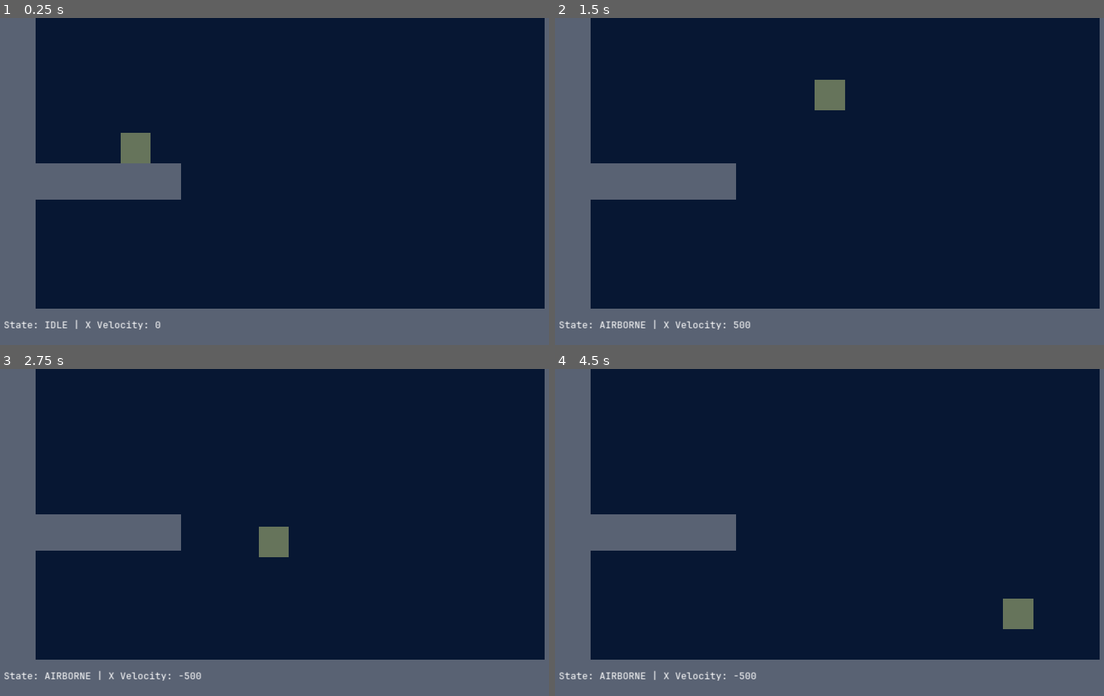
Above: before the commit, frames 1-4 (two rows, left to right).
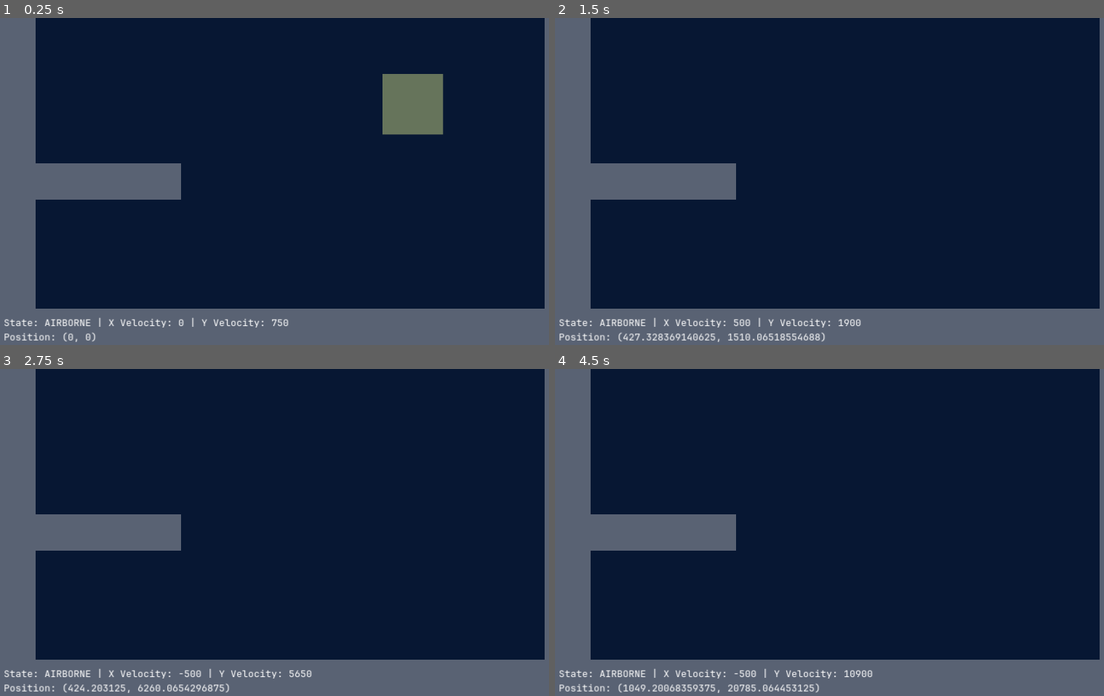
Above: after the commit, the same moments.

Repository: jennaknudsen/movement-sandbox
Game: Godot game, scene res://levels/sandbox.tscn
Same seed, same stepped clock (60 frames per second), same inputs: the game is played once before the commit and once after it.
Inputs:
- Up to frame 1 (0.25 s): no input
- Up to frame 2 (1.5 s): hold D (move_right) from 0.53 s (still down); tap Space (jump) at 0.6, 0.77, 1.07, 1.35 s
- Up to frame 3 (2.75 s): tap Space (jump) at 1.52, 1.82, 2.1 s; release D (move_right) at 2.03 s; hold A (move_left) from 2.03 s (still down)
- Up to frame 4 (4.5 s): release A (move_left) at 2.78 s; hold D (move_right) 2.78-4.28 s; tap Space (jump) at 2.85, 3.02, 3.32, 3.6, 3.77, 4.07, 4.35 s; hold A (move_left) from 4.28 s (still down)

The runs differ from the first frame. In frame 1, 3.3% of the frame differs, in the area x 0-81%, y 17-100%; in frame 2, 1.6%; in frame 3, 1.5%; in frame 4, 1.7%.

Commit message:
Scale based on player transform point

Diff:
--- a/entities/character/player_character.gd
+++ b/entities/character/player_character.gd
@@ -1,5 +1,6 @@
 extends CharacterBody2D
 class_name PlayerCharacter
+@export var animation_player : AnimationPlayer
 
 const RUN_SPEED = 500.0
 # character should get up to speed in 0.1 seconds
@@ -17,6 +18,7 @@
     WALKING,
     JUMPSQUAT,
     AIRBORNE,
+    ON_WALL,
 }
 
 @export var state: States = States.IDLE
@@ -25,7 +27,7 @@
 # var gravity = ProjectSettings.get_setting("physics/2d/default_gravity")
 
 func _ready():
-    $AnimationPlayer.play("RESET")
+    animation_player.play("RESET")
     jump_action.connect("startup_time_finished", jump)
 
 func _physics_process(delta):
@@ -40,7 +42,7 @@
     if Input.is_action_just_pressed("jump") and _can_floor_jump():
         #emit_signal("is_jumping")
         state = States.JUMPSQUAT
-        $AnimationPlayer.play("jump")
+        animation_player.play("jump")
 
     # perform various actions based on state
     match state:
@@ -70,6 +72,8 @@
             return States.IDLE
         else:
             return States.WALKING
+    elif is_on_wall():
+        return States.ON_WALL
     else:
         return States.AIRBORNE
 
--- a/entities/character/player_character.tscn
+++ b/entities/character/player_character.tscn
@@ -1,14 +1,51 @@
-[gd_scene load_steps=14 format=3 uid="uid://cemj1kgly708"]
+[gd_scene load_steps=9 format=3 uid="uid://cemj1kgly708"]
 
 [ext_resource type="Script" path="res://entities/character/player_character.gd" id="1_0pi7f"]
 [ext_resource type="Texture2D" uid="uid://dkaugxm504q5u" path="res://entities/character/idle/box.png" id="1_ubfy1"]
-[ext_resource type="Texture2D" uid="uid://xw4crw3kpt6p" path="res://entities/character/sword-slice/slice_1.png" id="2_q5j13"]
-[ext_resource type="Texture2D" uid="uid://drnjje8wak0ko" path="res://entities/character/sword-slice/slice_3.png" id="4_cyhrl"]
-[ext_resource type="Texture2D" uid="uid://ccr87g84u45qy" path="res://entities/character/sword-slice/slice_4_1.png" id="5_q17fh"]
-[ext_resource type="Texture2D" uid="uid://ov6k8m6befyw" path="res://entities/character/sword-slice/slice_4_2.png" id="6_c0kax"]
 
-[sub_resource type="RectangleShape2D" id="RectangleShape2D_scb48"]
-size = Vector2(200, 200)
+[sub_resource type="Animation" id="Animation_3fgto"]
+length = 0.001
+tracks/0/type = "value"
+tracks/0/imported = false
+tracks/0/enabled = true
+tracks/0/path = NodePath("..:scale")
+tracks/0/interp = 1
+tracks/0/loop_wrap = true
+tracks/0/keys = {
+"times": PackedFloat32Array(0),
+"transitions": PackedFloat32Array(1),
+"update": 0,
+"values": [Vector2(1, 1)]
+}
+
+[sub_resource type="Animation" id="Animation_c4y5l"]
+resource_name = "jump"
+length = 0.500002
+step = 0.0166667
+tracks/0/type = "value"
+tracks/0/imported = false
+tracks/0/enabled = true
+tracks/0/path = NodePath("..:scale")
+tracks/0/interp = 1
+tracks/0/loop_wrap = true
+tracks/0/keys = {
+"times": PackedFloat32Array(0, 0.0166667, 0.0333333, 0.0833333),
+"transitions": PackedFloat32Array(1, 1, 1, 1),
+"update": 0,
+"values": [Vector2(1.5, 0.667), Vector2(1, 1), Vector2(0.667, 1.5), Vector2(1, 1)]
+}
+
+[sub_resource type="Animation" id="Animation_0qdth"]
+resource_name = "sword_slice"
+loop_mode = 1
+step = 0.0166667
+
+[sub_resource type="AnimationLibrary" id="AnimationLibrary_qyx8w"]
+_data = {
+"RESET": SubResource("Animation_3fgto"),
+"jump": SubResource("Animation_c4y5l"),
+"sword_slice": SubResource("Animation_0qdth")
+}
 
 [sub_resource type="SpriteFrames" id="SpriteFrames_er17q"]
 animations = [{
@@ -21,226 +58,53 @@
 "speed": 5.0
 }]
 
-[sub_resource type="Animation" id="Animation_3fgto"]
-length = 0.001
-tracks/0/type = "value"
-tracks/0/imported = false
-tracks/0/enabled = true
-tracks/0/path = NodePath("WeaponFrontSprite:texture")
-tracks/0/interp = 1
-tracks/0/loop_wrap = true
-tracks/0/keys = {
-"times": PackedFloat32Array(0),
-"transitions": PackedFloat32Array(1),
-"update": 1,
-"values": [null]
-}
-tracks/1/type = "value"
-tracks/1/imported = false
-tracks/1/enabled = true
-tracks/1/path = NodePath("WeaponBackSprite:texture")
-tracks/1/interp = 1
-tracks/1/loop_wrap = true
-tracks/1/keys = {
-"times": PackedFloat32Array(0),
-"transitions": PackedFloat32Array(1),
-"update": 1,
-"values": [null]
-}
-tracks/2/type = "value"
-tracks/2/imported = false
-tracks/2/enabled = true
-tracks/2/path = NodePath("WeaponCollision:disabled")
-tracks/2/interp = 1
-tracks/2/loop_wrap = true
-tracks/2/keys = {
-"times": PackedFloat32Array(0),
-"transitions": PackedFloat32Array(1),
-"update": 1,
-"values": [true]
-}
-tracks/3/type = "value"
-tracks/3/imported = false
-tracks/3/enabled = true
-tracks/3/path = NodePath("WeaponCollision:position")
-tracks/3/interp = 1
-tracks/3/loop_wrap = true
-tracks/3/keys = {
-"times": PackedFloat32Array(0),
-"transitions": PackedFloat32Array(1),
-"update": 0,
-"values": [Vector2(0, 0)]
-}
-tracks/4/type = "value"
-tracks/4/imported = false
-tracks/4/enabled = true
-tracks/4/path = NodePath("WeaponCollision:polygon")
-tracks/4/interp = 1
-tracks/4/loop_wrap = true
-tracks/4/keys = {
-"times": PackedFloat32Array(0),
-"transitions": PackedFloat32Array(1),
-"update": 1,
-"values": [PackedVector2Array()]
-}
-tracks/5/type = "value"
-tracks/5/imported = false
-tracks/5/enabled = true
-tracks/5/path = NodePath("PlayerCollision:scale")
-tracks/5/interp = 1
-tracks/5/loop_wrap = true
-tracks/5/keys = {
-"times": PackedFloat32Array(0),
-"transitions": PackedFloat32Array(1),
-"update": 0,
-"values": [Vector2(1, 1)]
-}
-tracks/6/type = "value"
-tracks/6/imported = false
-tracks/6/enabled = true
-tracks/6/path = NodePath("CharacterSprite:scale")
-tracks/6/interp = 1
-tracks/6/loop_wrap = true
-tracks/6/keys = {
-"times": PackedFloat32Array(0),
-"transitions": PackedFloat32Array(1),
-"update": 0,
-"values": [Vector2(1, 1)]
-}
+[sub_resource type="RectangleShape2D" id="RectangleShape2D_scb48"]
+size = Vector2(200, 200)
 
-[sub_resource type="CanvasTexture" id="CanvasTexture_15txe"]
-
-[sub_resource type="Animation" id="Animation_0qdth"]
-resource_name = "sword_slice"
-loop_mode = 1
-step = 0.0166667
-tracks/0/type = "value"
-tracks/0/imported = false
-tracks/0/enabled = true
-tracks/0/path = NodePath("WeaponFrontSprite:texture")
-tracks/0/interp = 1
-tracks/0/loop_wrap = true
-tracks/0/keys = {
-"times": PackedFloat32Array(0, 0.0166667, 0.0333334, 0.0500001, 0.183333),
-"transitions": PackedFloat32Array(1, 1, 1, 1, 1),
-"update": 1,
-"values": [null, ExtResource("2_q5j13"), ExtResource("4_cyhrl"), ExtResource("5_q17fh"), SubResource("CanvasTexture_15txe")]
-}
-tracks/1/type = "value"
-tracks/1/imported = false
-tracks/1/enabled = true
-tracks/1/path = NodePath("WeaponBackSprite:texture")
-tracks/1/interp = 1
-tracks/1/loop_wrap = true
-tracks/1/keys = {
-"times": PackedFloat32Array(0, 0.05, 0.183334),
-"transitions": PackedFloat32Array(1, 1, 1),
-"update": 1,
-"values": [null, ExtResource("6_c0kax"), null]
-}
-tracks/2/type = "value"
-tracks/2/imported = false
-tracks/2/enabled = true
-tracks/2/path = NodePath("WeaponCollision:disabled")
-tracks/2/interp = 1
-tracks/2/loop_wrap = true
-tracks/2/keys = {
-"times": PackedFloat32Array(0, 0.0333334, 0.183334),
-"transitions": PackedFloat32Array(1, 1, 1),
-"update": 1,
-"values": [true, false, true]
-}
-tracks/3/type = "value"
-tracks/3/imported = false
-tracks/3/enabled = true
-tracks/3/path = NodePath("WeaponCollision:position")
-tracks/3/interp = 1
-tracks/3/loop_wrap = true
-tracks/3/keys = {
-"times": PackedFloat32Array(0),
-"transitions": PackedFloat32Array(1),
-"update": 0,
-"values": [Vector2(0, 0)]
-}
-tracks/4/type = "value"
-tracks/4/imported = false
-tracks/4/enabled = true
-tracks/4/path = NodePath("WeaponCollision:polygon")
-tracks/4/interp = 1
-tracks/4/loop_wrap = true
-tracks/4/keys = {
-"times": PackedFloat32Array(0, 0.0333333, 0.05, 0.183333),
-"transitions": PackedFloat32Array(1, 1, 1, 1),
-"update": 1,
-"values": [PackedVector2Array(), PackedVector2Array(-39, 207, 23, -16, 310, -36, 280, 100, 148, 185), PackedVector2Array(-39, 207, -116, -216, 198, -208, 310, -36, 280, 100, 148, 185), PackedVector2Array()]
-}
-
-[sub_resource type="Animation" id="Animation_c4y5l"]
-resource_name = "jump"
-length = 0.500002
-step = 0.0166667
-tracks/0/type = "value"
-tracks/0/imported = false
-tracks/0/enabled = true
-tracks/0/path = NodePath("CharacterSprite:scale")
-tracks/0/interp = 1
-tracks/0/loop_wrap = true
-tracks/0/keys = {
-"times": PackedFloat32Array(0, 0.0166667, 0.0333333, 0.0833333),
-"transitions": PackedFloat32Array(1, 1, 1, 1),
-"update": 0,
-"values": [Vector2(1.5, 0.667), Vector2(1, 1), Vector2(0.8, 1.25), Vector2(1, 1)]
-}
-tracks/1/type = "value"
-tracks/1/imported = false
-tracks/1/enabled = true
-tracks/1/path = NodePath("PlayerCollision:scale")
-tracks/1/interp = 1
-tracks/1/loop_wrap = true
-tracks/1/keys = {
-"times": PackedFloat32Array(0, 0.0166667, 0.0333333, 0.0833333),
-"transitions": PackedFloat32Array(1, 1, 1, 1),
-"update": 0,
-"values": [Vector2(1.5, 0.667), Vector2(1, 1), Vector2(0.8, 1.25), Vector2(1, 1)]
-}
-
-[sub_resource type="AnimationLibrary" id="AnimationLibrary_qyx8w"]
-_data = {
-"RESET": SubResource("Animation_3fgto"),
-"jump": SubResource("Animation_c4y5l"),
-"sword_slice": SubResource("Animation_0qdth")
-}
-
-[node name="PlayerCharacter" type="CharacterBody2D"]
-scale = Vector2(0.5, 0.5)
-script = ExtResource("1_0pi7f")
+[node name="Player" type="Node2D"]
 metadata/_edit_lock_ = true
 
-[node name="PlayerCollision" type="CollisionShape2D" parent="."]
-shape = SubResource("RectangleShape2D_scb48")
+[node name="WeaponCollision" type="Area2D" parent="."]
 metadata/_edit_lock_ = true
 
-[node name="WeaponCollision" type="CollisionPolygon2D" parent="."]
+[node name="CollisionPolygon2D" type="CollisionPolygon2D" parent="WeaponCollision"]
 z_index = 9
 z_as_relative = false
+scale = Vector2(0.5, 0.5)
 disabled = true
 metadata/_edit_lock_ = true
 
 [node name="WeaponFrontSprite" type="Sprite2D" parent="."]
 z_index = 3
+scale = Vector2(0.5, 0.5)
 metadata/_edit_lock_ = true
 
-[node name="CharacterSprite" type="AnimatedSprite2D" parent="."]
+[node name="WeaponBackSprite" type="Sprite2D" parent="."]
+z_index = 1
+scale = Vector2(0.5, 0.5)
+metadata/_edit_lock_ = true
+
+[node name="AnimationPlayer" type="AnimationPlayer" parent="."]
+root_node = NodePath("../PlayerTransform/PlayerCharacter")
+libraries = {
+"": SubResource("AnimationLibrary_qyx8w")
+}
+
+[node name="PlayerTransform" type="Node2D" parent="."]
+metadata/_edit_lock_ = true
+
+[node name="PlayerCharacter" type="CharacterBody2D" parent="PlayerTransform" node_paths=PackedStringArray("animation_player")]
+position = Vector2(2.08165e-12, -100)
+script = ExtResource("1_0pi7f")
+animation_player = NodePath("../../AnimationPlayer")
+metadata/_edit_lock_ = true
+
+[node name="CharacterSprite" type="AnimatedSprite2D" parent="PlayerTransform/PlayerCharacter"]
 z_index = 2
 sprite_frames = SubResource("SpriteFrames_er17q")
 animation = &"idle"
 metadata/_edit_lock_ = true
 
-[node name="WeaponBackSprite" type="Sprite2D" parent="."]
-z_index = 1
+[node name="PlayerCollision" type="CollisionShape2D" parent="PlayerTransform/PlayerCharacter"]
+shape = SubResource("RectangleShape2D_scb48")
 metadata/_edit_lock_ = true
-
-[node name="AnimationPlayer" type="AnimationPlayer" parent="."]
-libraries = {
-"": SubResource("AnimationLibrary_qyx8w")
-}
--- a/globals/game_state_label.gd
+++ b/globals/game_state_label.gd
@@ -5,4 +5,8 @@
     if player_character is PlayerCharacter:
         var state_str = player_character.States.find_key(player_character.state)
         var velocity_x = str(player_character.velocity.x)
-        text = "State: " + state_str + " | X Velocity: " + velocity_x
+        var velocity_y = str(player_character.velocity.y)
+        var pos_x = str(player_character.position.x)
+        var pos_y = str(player_character.position.y)
+        text = "State: " + state_str + " | X Velocity: " + velocity_x + " | Y Velocity: " + velocity_y + \
+            "\nPosition: (" + pos_x + ", " + pos_y + ")"
--- a/levels/sandbox.tscn
+++ b/levels/sandbox.tscn
@@ -20,7 +20,7 @@
 offset_bottom = 1076.0
 grow_vertical = 0
 size_flags_horizontal = 4
-player_character = NodePath("../PlayerCharacter")
+player_character = NodePath("../PlayerCharacter/PlayerTransform/PlayerCharacter")
 
 [node name="Template" type="Sprite2D" parent="."]
 visible = false
@@ -56,6 +56,7 @@
 metadata/_edit_lock_ = true
 
 [node name="PlayerCharacter" parent="." instance=ExtResource("2_207d1")]
-position = Vector2(450, 390)
+position = Vector2(1365, 285)
 
 [editable path="StaticWall2"]
+[editable path="PlayerCharacter"]
